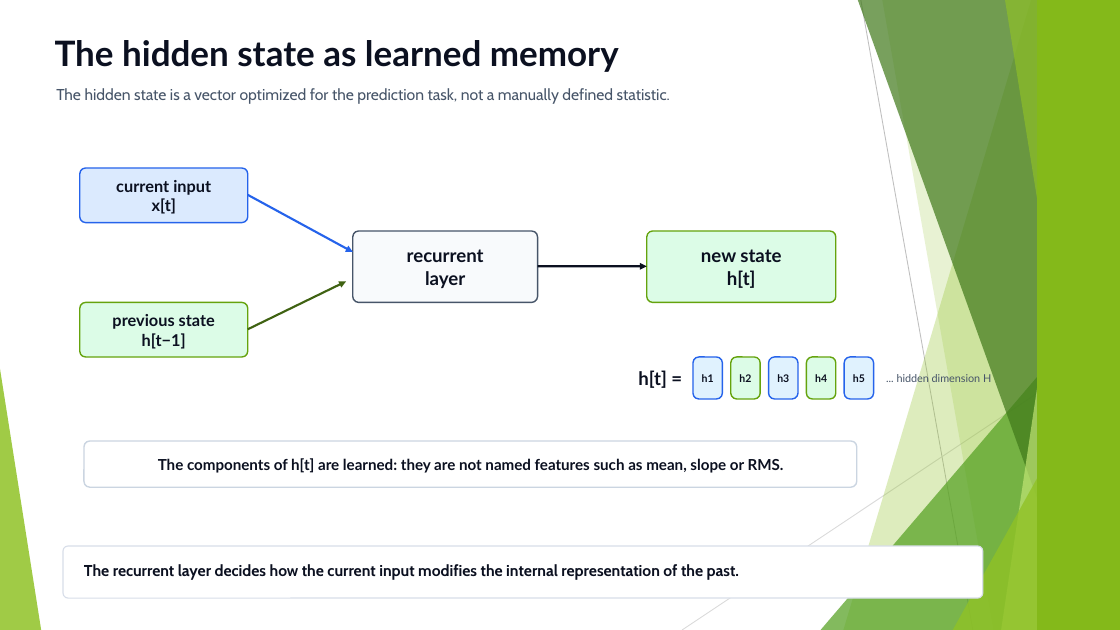
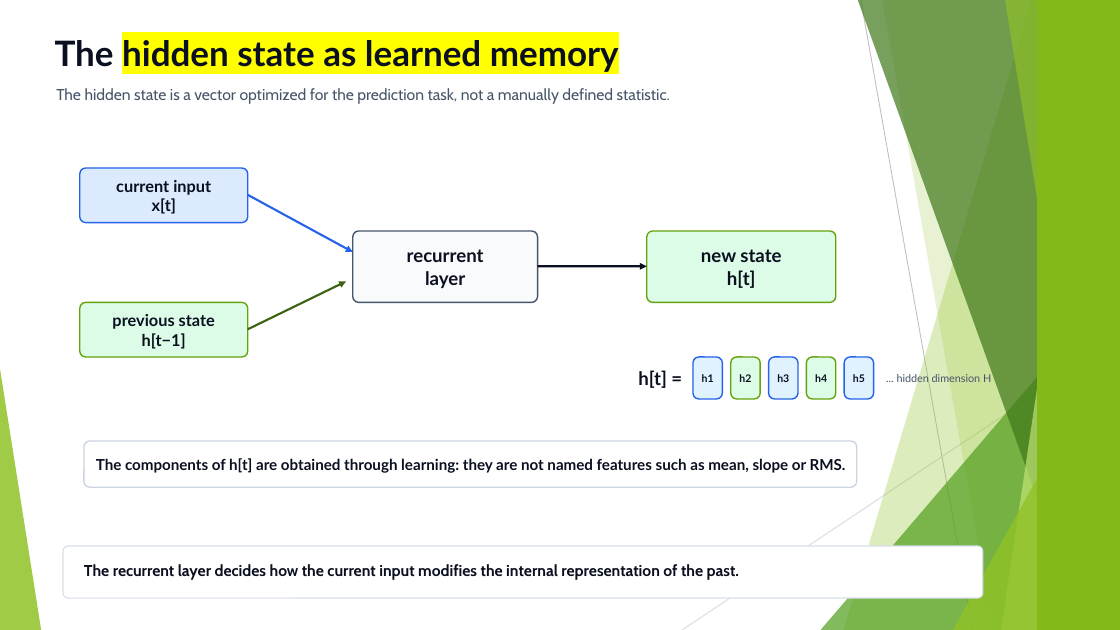
Before and after one commit to FranzGH/timeseries, a slide deck: slide 12 of Slides/04 Recurrent NNs.pptx. Drawn at 1120x630 pixels with LibreOffice and Linux fonts; fonts in the diff are those of the drawing. Boxes give left, top, right and bottom in pixels: in the first picture for what was removed or moved away, otherwise in the second. Text is boxed around its words. In the diff, an @@ line names an element or a change of style, - is before the commit and + after.

```diff
--- a/Slides/04 Recurrent NNs.pptx
+++ b/Slides/04 Recurrent NNs.pptx
@@ text "The hidden state as learned ..." at (x1=55, y1=40, x2=619, y2=72): highlight none to #FFFF00 in "hidden state as learned memory" @@
@@ text at (x1=96, y1=458, x2=846, y2=473): text changed @@
-The components of h[t] are learned: they are not named features such as mean, slope or RMS.
+The components of h[t] are obtained through learning: they are not named features such as mean, slope or RMS.
```
Also in this commit, not shown: 23 other slides changed, 6 slides added, 16 slides removed, 12 other files.
